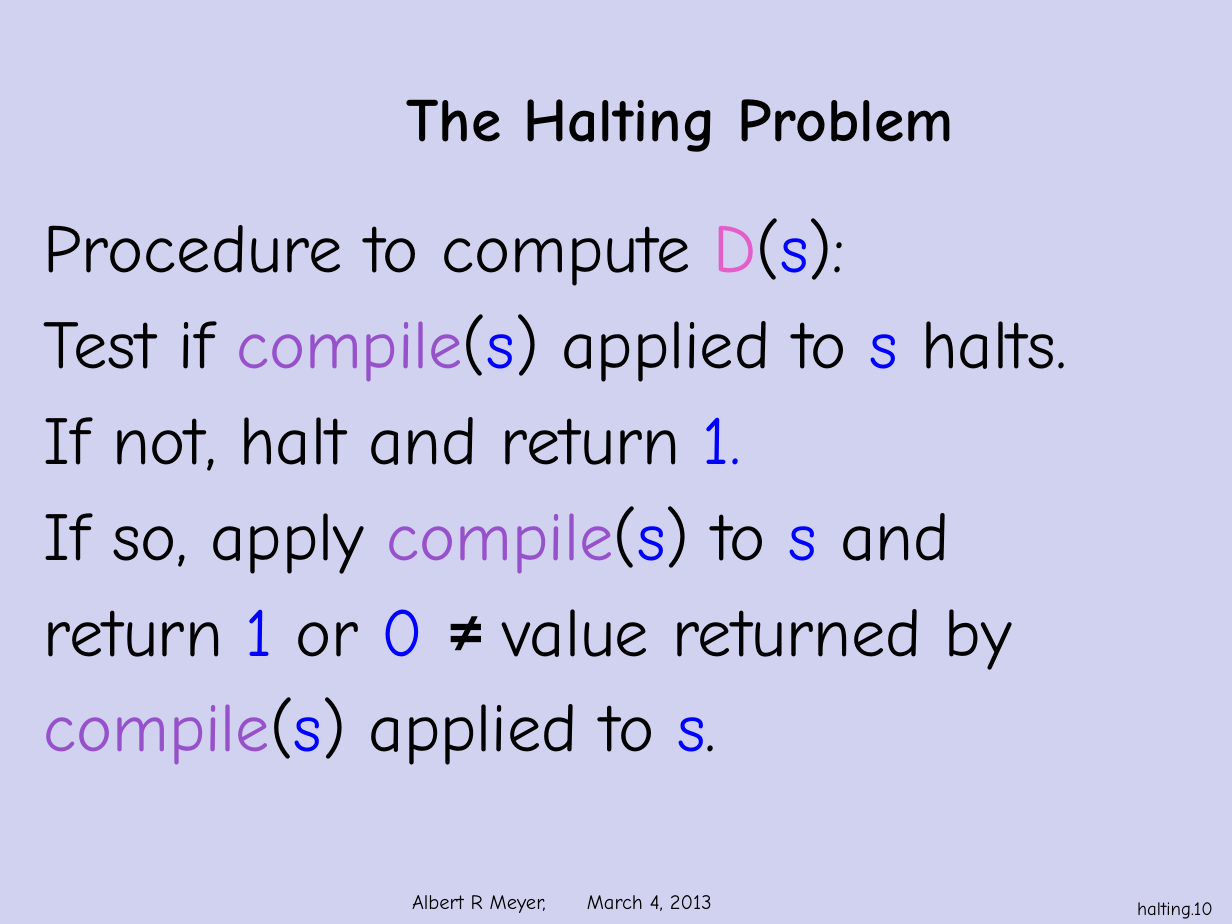
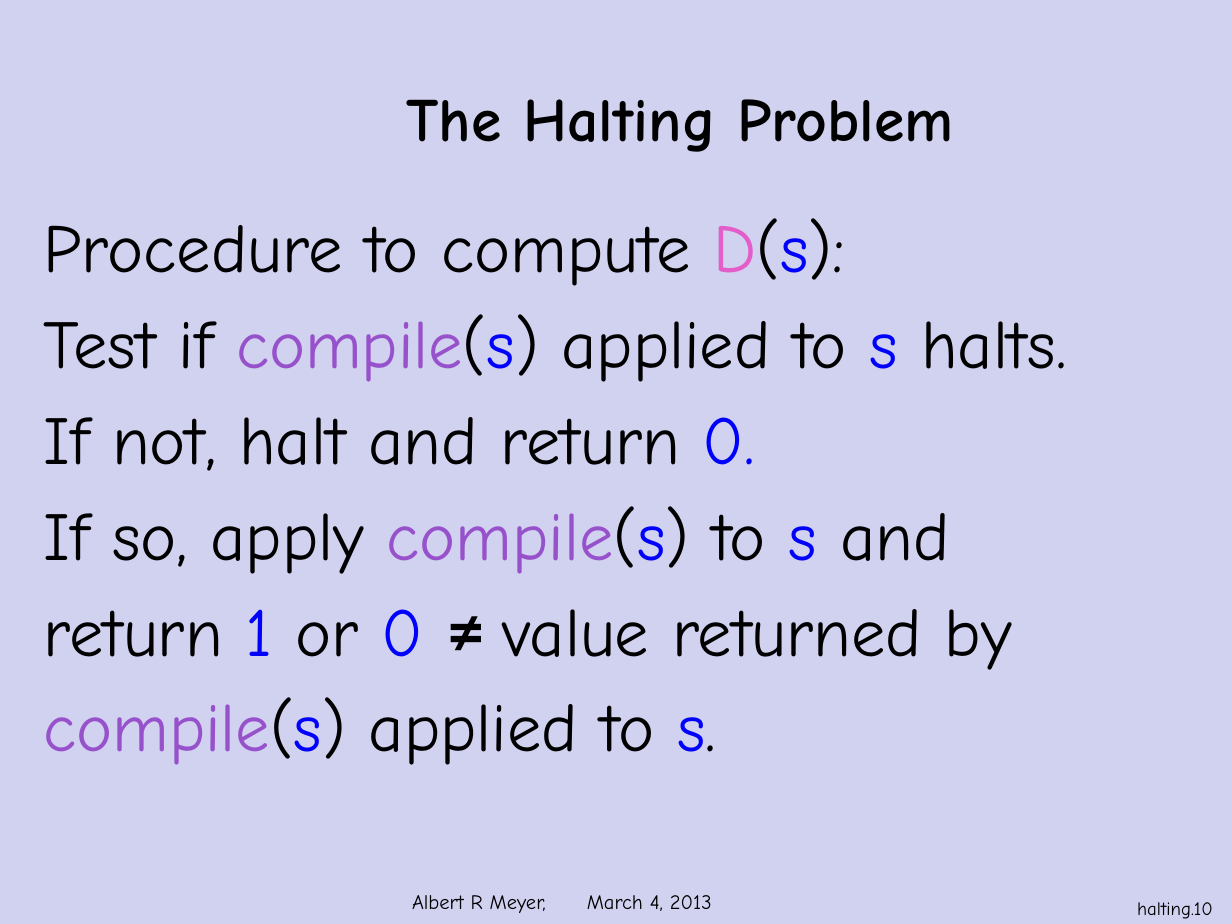
Before and after one commit to armeyer/mcs_web, a slide deck: slide 10 of spring13/slides13/halting-problem.pptx. Drawn at 1232x924 pixels with LibreOffice and Linux fonts; fonts in the diff are those of the drawing; background and template pictures are left out. Boxes give left, top, right and bottom in pixels: in the first picture for what was removed or moved away, otherwise in the second. Text is boxed around its words. In the diff, an @@ line names an element or a change of style, - is before the commit and + after.

Commit message:
edit halting-problem slides

```diff
--- a/spring13/slides13/halting-problem.pptx
+++ b/spring13/slides13/halting-problem.pptx
@@ text at (43, 417, 755, 471): text changed @@
-If not, halt and return 1.
+If not, halt and return 0.
```
Also in this commit, not shown: 3 other slides changed, 1 other file.
